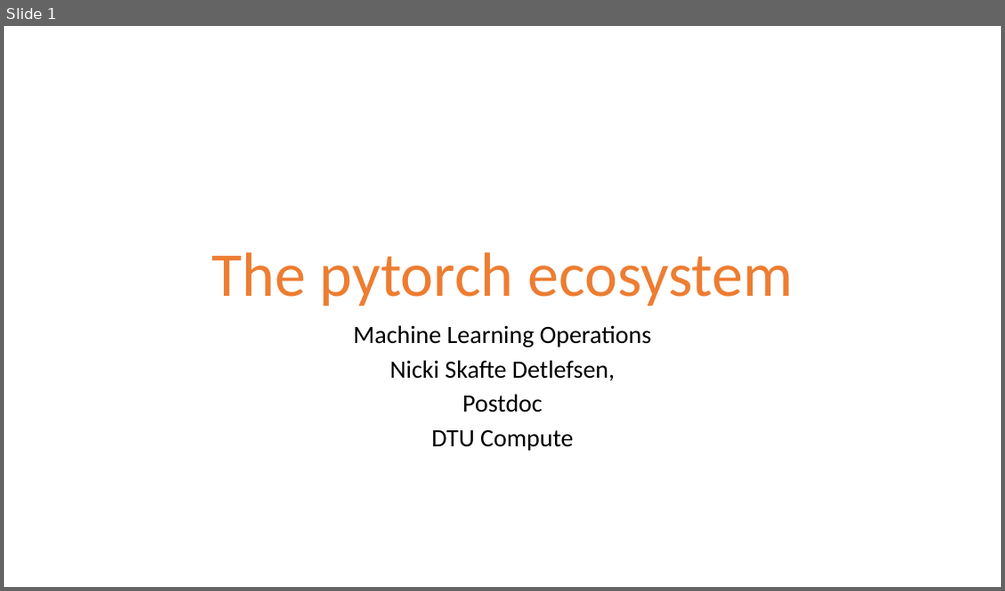
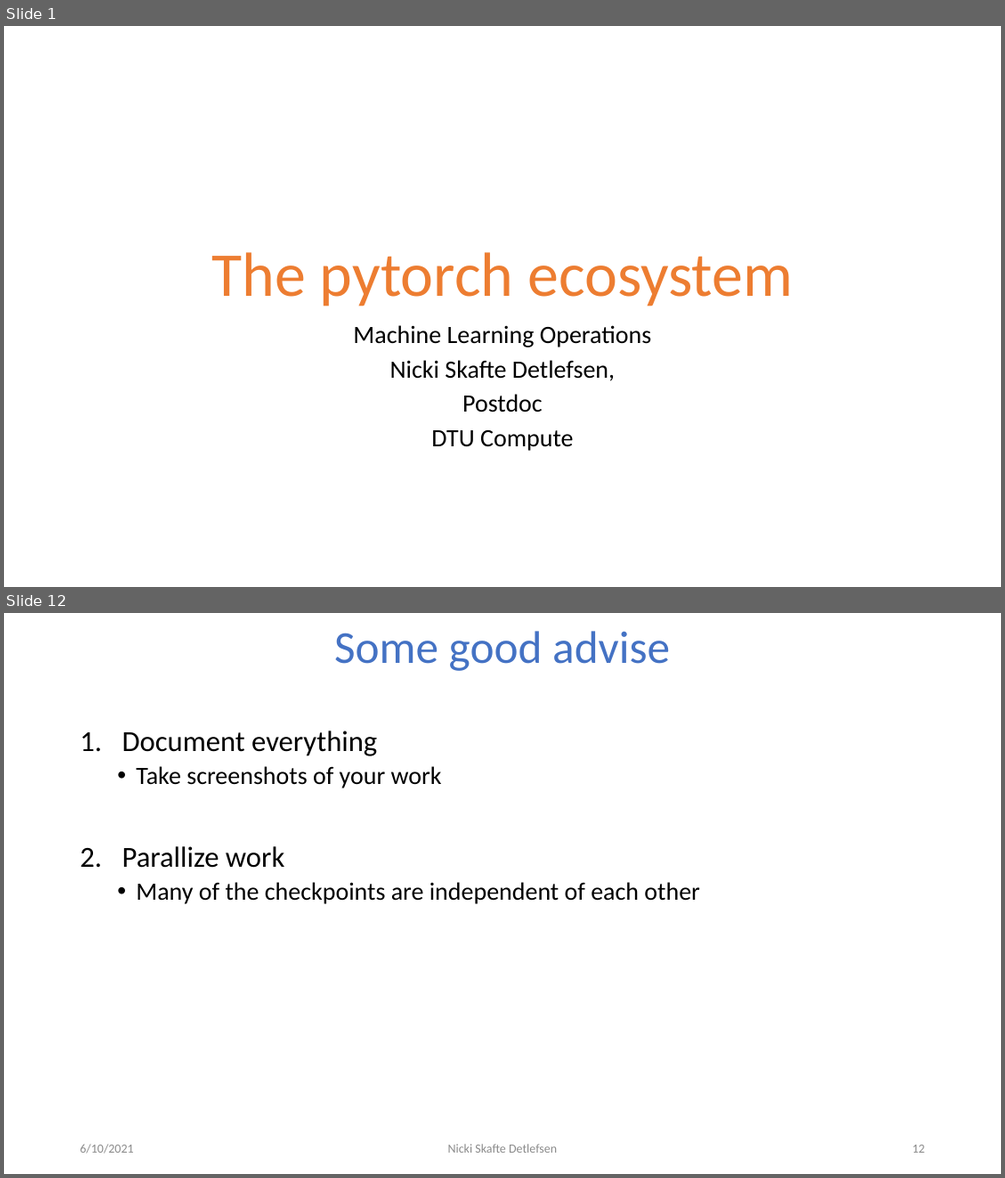
Before and after one commit to DeepEasterbunny/dtu_mlops, a slide deck: 05_project_overview/The_pytorch_ecosystem.pptx. Shown one above the other, each under a label of ours: slide 1 before the commit, slides 1 and 12 after it; the slides between them are not shown. The pictures are 1005x591 and 1005x1178 pixels, drawn with LibreOffice and Linux fonts; fonts in the diff are those of the drawing; background and template pictures are left out. Boxes give left, top, right and bottom in pixels: in the first picture for what was removed or moved away, otherwise in the second. Text is boxed around its words. In the diff, an @@ line names an element or a change of style, - is before the commit and + after.

```diff
--- a/05_project_overview/The_pytorch_ecosystem.pptx
+++ b/05_project_overview/The_pytorch_ecosystem.pptx
@@ slide 12 added at box(4, 613, 1001, 1174), background #FFFFFF @@
@@ title added at box(334, 631, 670, 671), 44 pt, text #4472C4 @@
+Some good advise
@@ text added at box(122, 730, 699, 904), 24 pt, text #000000 @@
+1. Document everything
+  • Take screenshots of your work
+2. Parallize work
+  • Many of the checkpoints are independent of each other
@@ text added at box(80, 1143, 133, 1153), 12 pt, text #8C8C8C @@
+6/10/2021
@@ text added at box(448, 1143, 557, 1152), 12 pt, text #8C8C8C @@
+Nicki Skafte Detlefsen
@@ page number added at box(912, 1144, 924, 1152), 12 pt, text #8C8C8C @@
+12
```
Also in this commit, not shown: 8 slides changed, 2 other slides added, 2 other files.
